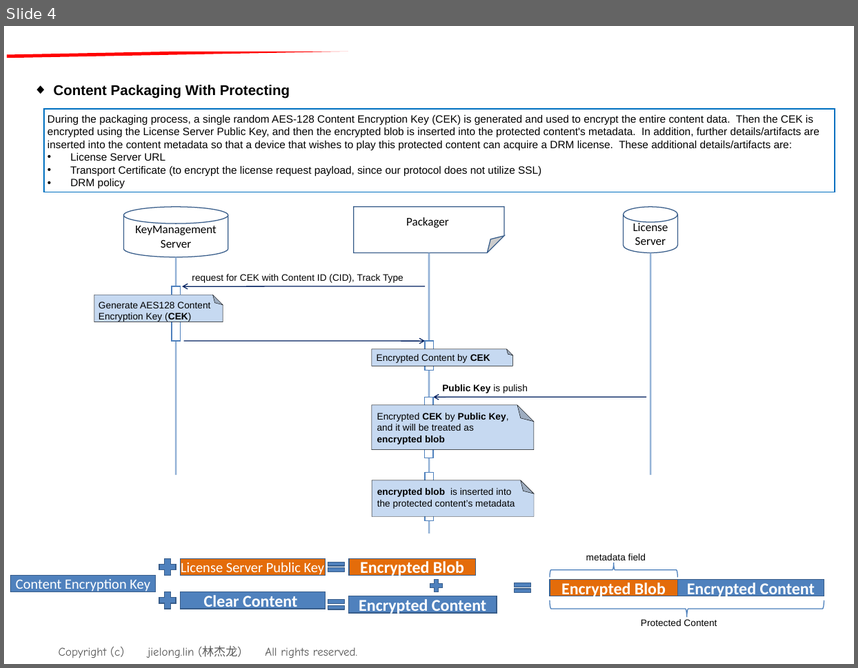
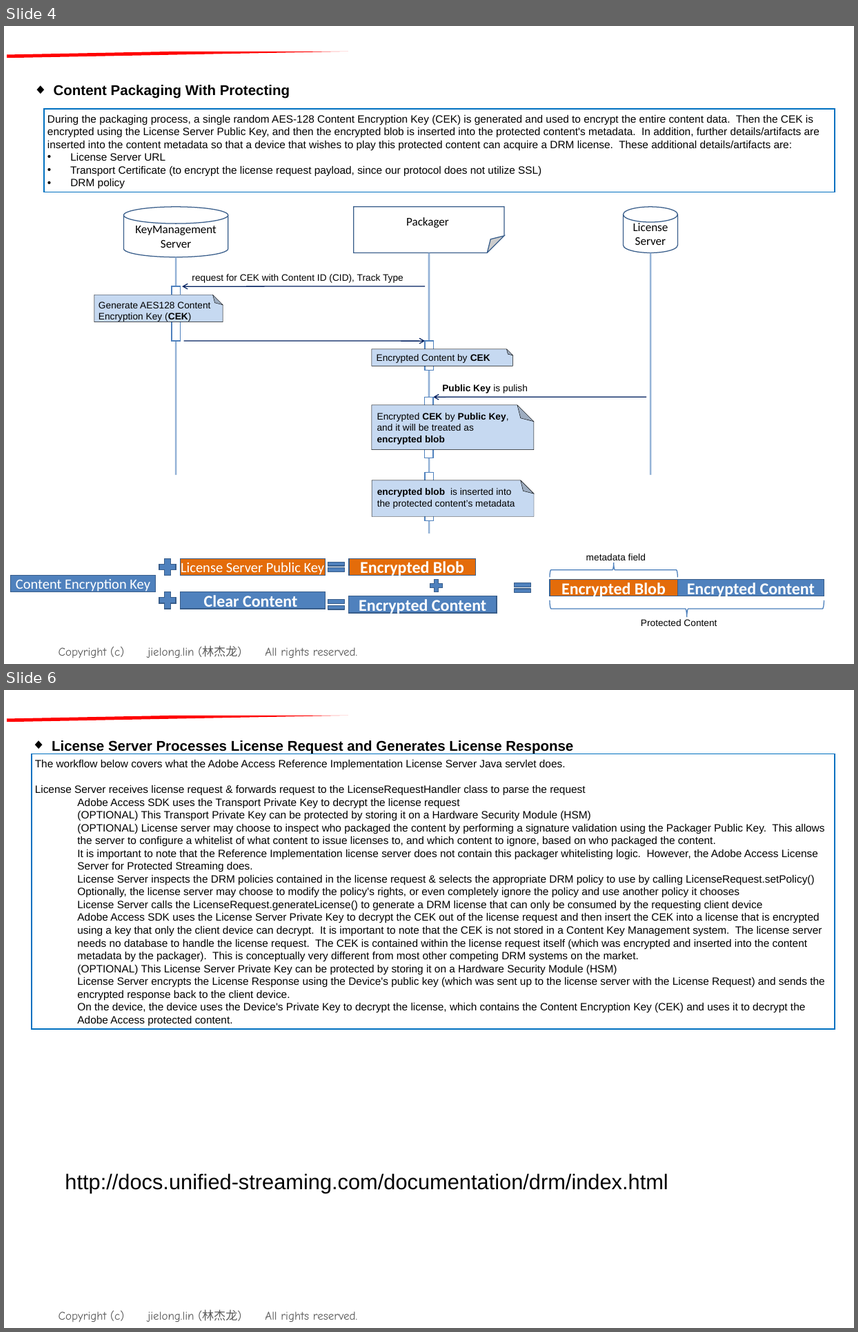
Before and after one commit to qq1624646454/philipstv_tpv, a slide deck: Drm_Mechanism.ppt. Shown one above the other, each under a label of ours: slide 4 before the commit, slides 4 and 6 after it; the slides between them are not shown. The pictures are 858x668 and 858x1332 pixels, drawn with LibreOffice and Linux fonts; fonts in the diff are those of the drawing; background and template pictures are left out. Boxes give left, top, right and bottom in pixels: in the first picture for what was removed or moved away, otherwise in the second. Text is boxed around its words. In the diff, an @@ line names an element or a change of style, - is before the commit and + after.

```diff
--- a/Drm_Mechanism.ppt
+++ b/Drm_Mechanism.ppt
@@ slide 6 added at (x1=4, y1=690, x2=854, y2=1328), background #FFFFFF; not listed: 2 template elements that a slide beside it also shows @@
@@ text added at (x1=52, y1=740, x2=573, y2=754), 12 pt, text #000000, bold @@
+◆ License Server Processes License Request and Generates License Response
@@ rectangle added at (x1=31, y1=753, x2=835, y2=1029), fill #FFFFFF, outline #0070C0 0.74 pt, 9 pt, text #000000 @@
+The workflow below covers what the Adobe Access Reference Implementation License Server Java servlet does.
+License Server receives license request & forwards request to the LicenseRequestHandler class to parse the request
+  Adobe Access SDK uses the Transport Private Key to decrypt the license request
+  (OPTIONAL) This Transport Private Key can be protected by storing it on a Hardware Security Module (HSM)
+(OPTIONAL) License server may choose to inspect who packaged the content by performing a signature validation using the Packager Public Key. This allows the server to configure a whitelist of what content to issue licenses to, and which content to ignore, based on who packaged the content.
+  It is important to note that the Reference Implementation license server does not contain this packager whitelisting logic. However, the Adobe Access License Server for Protected Streaming does.
+License Server inspects the DRM policies contained in the license request & selects the appropriate DRM policy to use by calling LicenseRequest.setPolicy()
+  Optionally, the license server may choose to modify the policy's rights, or even completely ignore the policy and use another policy it chooses
+License Server calls the LicenseRequest.generateLicense() to generate a DRM license that can only be consumed by the requesting client device
+  Adobe Access SDK uses the License Server Private Key to decrypt the CEK out of the license request and then insert the CEK into a license that is encrypted using a key that only the client device can decrypt. It is important to note that the CEK is not stored in a Content Key Management system. The license server needs no database to handle the license request. The CEK is contained within the license request itself (which was encrypted and inserted into the content metadata by the packager). This is conceptually very different from most other competing DRM systems on the market.
+  (OPTIONAL) This License Server Private Key can be protected by storing it on a Hardware Security Module (HSM)
+License Server encrypts the License Response using the Device's public key (which was sent up to the license server with the License Request) and sends the encrypted response back to the client device.
+On the device, the device uses the Device's Private Key to decrypt the license, which contains the Content Encryption Key (CEK) and uses it to decrypt the Adobe Access protected content.
@@ text added at (x1=65, y1=1173, x2=668, y2=1193), 18 pt, text #000000 @@
+http://docs.unified-streaming.com/documentation/drm/index.html
```
Also in this commit, not shown: 3 slides changed, 2 other slides added, 1 other file.
